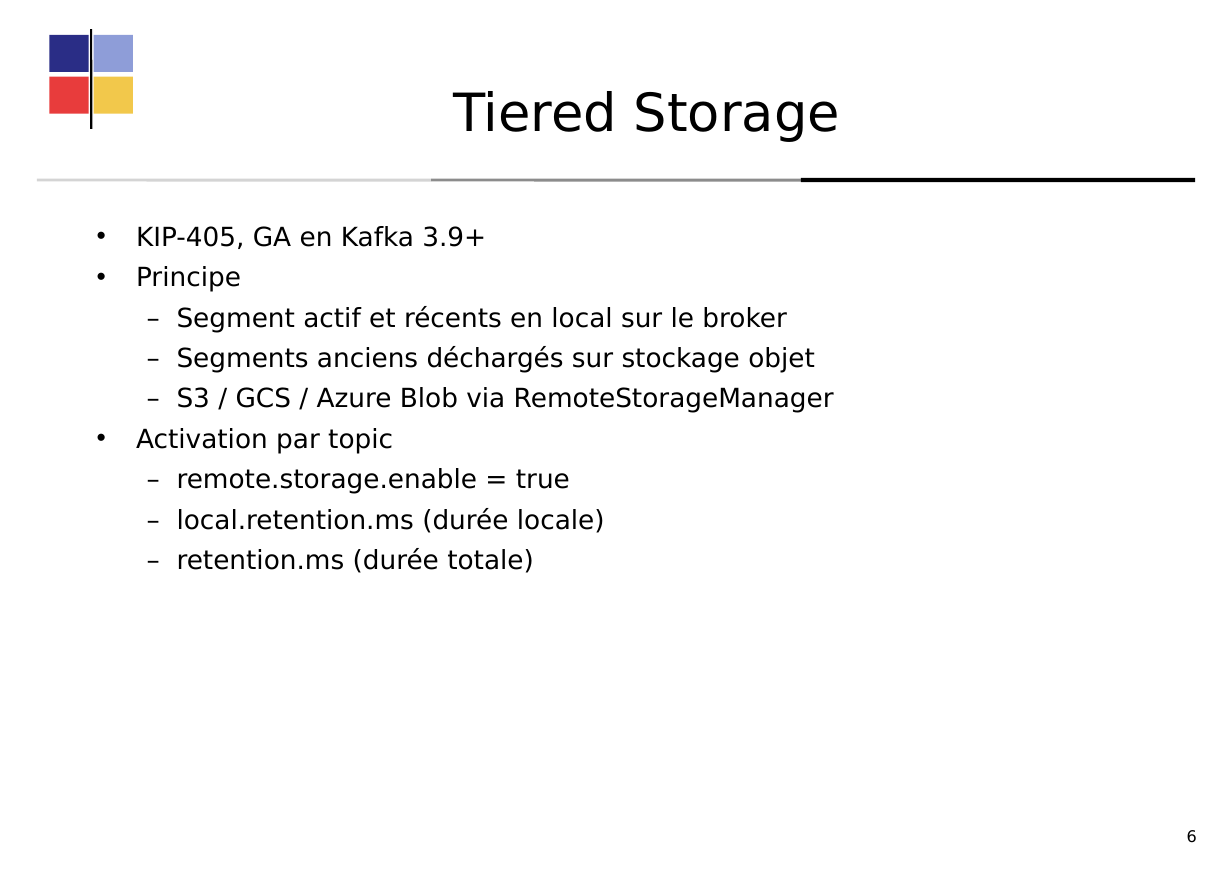
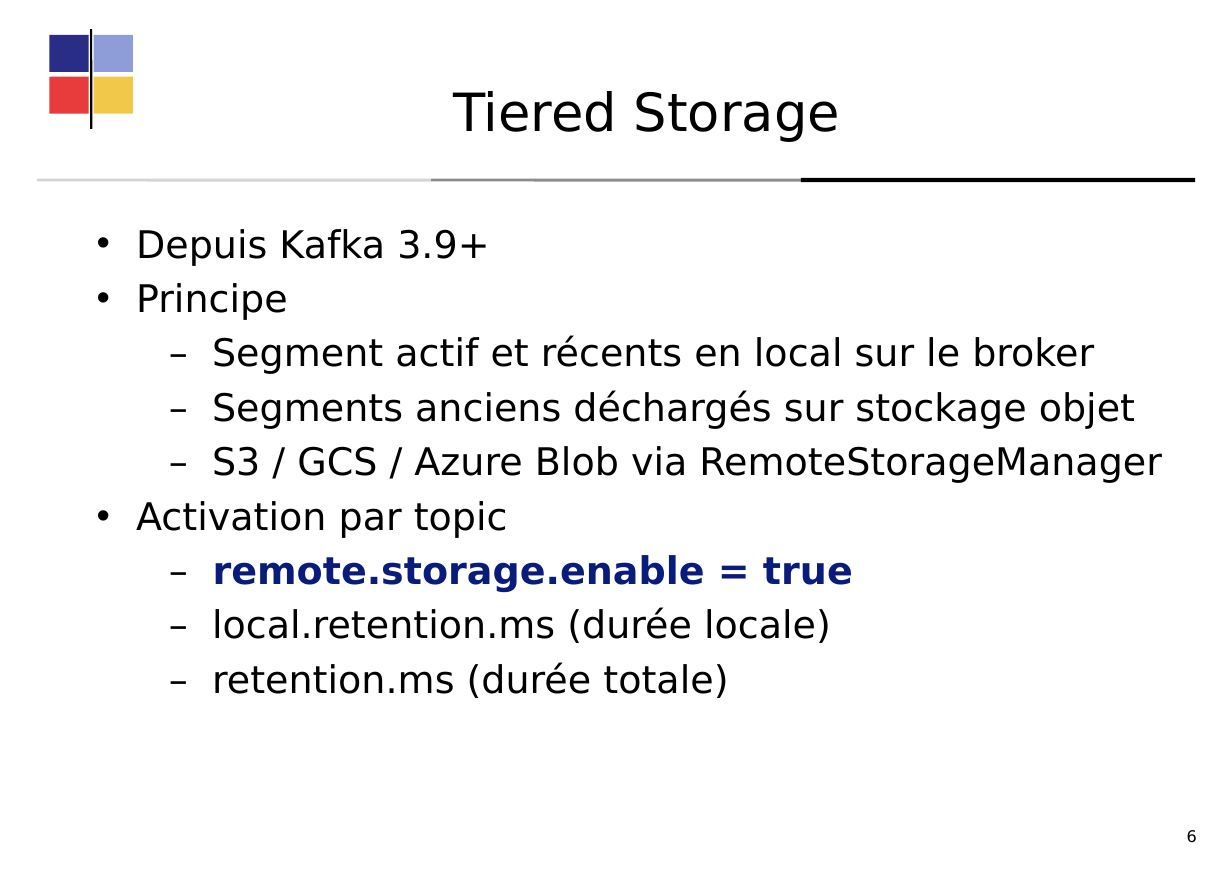
Before and after one commit to dthibau/kafka, a slide deck: slide 202 of KafkaAdmin.odp. Drawn at 1232x871 pixels with LibreOffice and Linux fonts; fonts in the diff are those of the drawing. Boxes give left, top, right and bottom in pixels: in the first picture for what was removed or moved away, otherwise in the second. Text is boxed around its words. In the diff, an @@ line names an element or a change of style, - is before the commit and + after.

```diff
--- a/KafkaAdmin.odp
+++ b/KafkaAdmin.odp
@@ text at (x1=136, y1=229, x2=489, y2=266): text changed; size 18 to 26 pt @@
-• KIP-405, GA en Kafka 3.9+
+• Depuis Kafka 3.9+
@@ text at (x1=136, y1=283, x2=1162, y2=698): size 18 to 26 pt; text colour #000000 to #091C7B, bold on in "remote.storage.enable = true" @@
```
Also in this commit, not shown: 29 other slides changed, 9 slides added, 3 slides removed, 1 other file.
